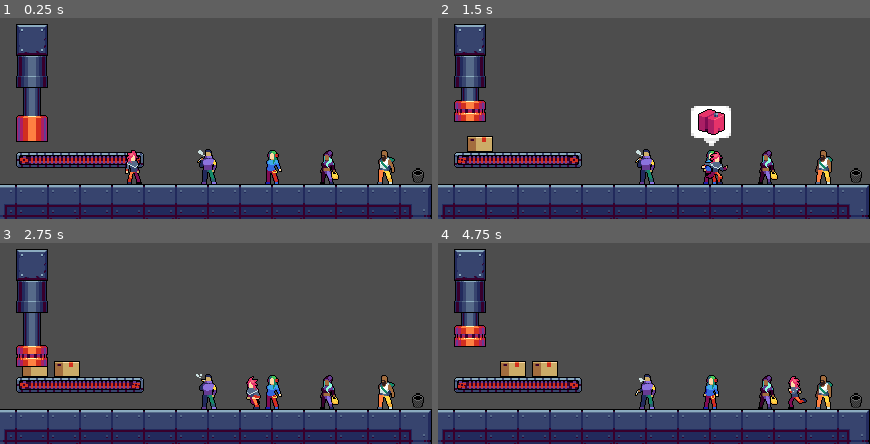
Above: before the commit, frames 1-4 (two rows, left to right).
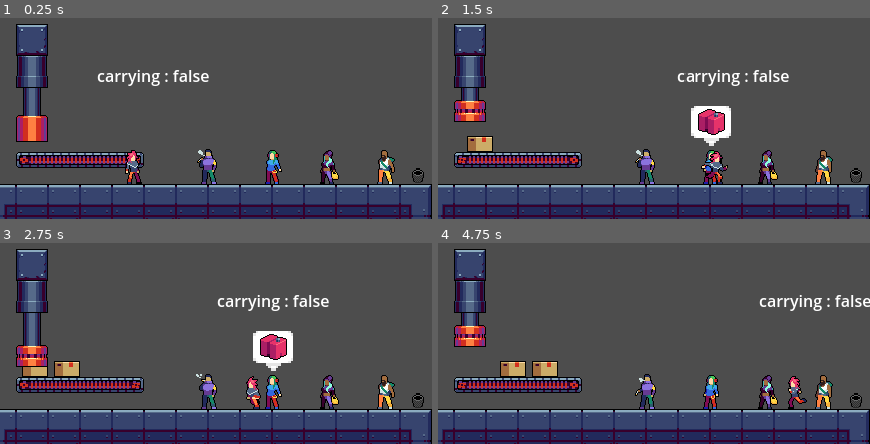
Above: after the commit, the same moments.

Repository: etherealxx/mj-ikdv02
Game: Godot game, scene res://scenes/delivery_game.tscn
The game is run twice, just before and just after one commit, with the same random seed, the same clock (stepped at 60 frames per second) and the same inputs.
Inputs:
- Up to frame 1 (0.25 s): no input
- Up to frame 2 (1.5 s): hold D (right) from 0.53 s (still down); tap J (confirm) at 0.6, 1.35 s
- Up to frame 3 (2.75 s): release D (right) at 2.03 s; hold A (left) from 2.03 s (still down); tap J (confirm) at 2.1 s
- Up to frame 4 (4.75 s): release A (left) at 2.78 s; hold D (right) 2.78-4.28 s; tap J (confirm) at 2.85, 3.6, 4.35 s; hold A (left) from 4.28 s (still down)

The runs differ from the first frame. In frame 1, 0.7% of the frame differs, in the area x 22-49%, y 25-34%; in frame 2, 0.7%; in frame 3, 2.3%, in the area x 50-77%, y 25-64%; in frame 4, 0.7%.

Commit message:
box working, recipient still buggy

Diff:
--- a/scenes/delivery_game.tscn
+++ b/scenes/delivery_game.tscn
@@ -633,7 +633,6 @@
 
 [node name="PlayerDetector" parent="Recipients/Recipient1" instance=ExtResource("17_ybbua")]
 collision_layer = 16
-monitorable = true
 
 [node name="Recipient2" type="AnimatedSprite2D" parent="Recipients"]
 position = Vector2(264, 184)
@@ -741,5 +740,12 @@
 scale = Vector2(0.67, 0.67)
 texture = ExtResource("24_xm8oc")
 
+[node name="Label" type="Label" parent="Player"]
+offset_left = -39.0
+offset_top = -104.0
+offset_right = 154.0
+offset_bottom = -81.0
+text = "carrying : "
+
 [connection signal="body_entered" from="Player/BoxDetector" to="Player" method="_on_box_detector_body_entered"]
 [connection signal="body_exited" from="Player/BoxDetector" to="Player" method="_on_box_detector_body_exited"]
--- a/scenes/items/box.tscn
+++ b/scenes/items/box.tscn
@@ -16,7 +16,8 @@
 [node name="Box" type="AnimatableBody2D" groups=["box"]]
 texture_filter = 1
 collision_layer = 4
-collision_mask = 0
+collision_mask = 12
+sync_to_physics = false
 script = ExtResource("1_v4a41")
 
 [node name="Sprite2D" type="Sprite2D" parent="."]
@@ -30,6 +31,7 @@
 [node name="FrontBoxDetector" type="Area2D" parent="."]
 collision_layer = 0
 collision_mask = 12
+monitorable = false
 
 [node name="CollisionShape2D" type="CollisionShape2D" parent="FrontBoxDetector"]
 position = Vector2(12.5, 0)
@@ -39,6 +41,7 @@
 
 [node name="PlayerDetector" type="Area2D" parent="."]
 collision_layer = 0
+monitorable = false
 
 [node name="CollisionShape2D" type="CollisionShape2D" parent="PlayerDetector"]
 position = Vector2(0, 6)
@@ -57,5 +60,6 @@
 scale = Vector2(0.4, 0.4)
 
 [connection signal="body_entered" from="FrontBoxDetector" to="." method="_on_front_box_detector_body_entered"]
+[connection signal="body_exited" from="FrontBoxDetector" to="." method="_on_front_box_detector_body_exited"]
 [connection signal="body_entered" from="PlayerDetector" to="." method="_on_player_detector_body_entered"]
 [connection signal="body_exited" from="PlayerDetector" to="." method="_on_player_detector_body_exited"]
--- a/scenes/npc/player_detector.tscn
+++ b/scenes/npc/player_detector.tscn
@@ -4,11 +4,10 @@
 [ext_resource type="Texture2D" uid="uid://6q6ovf7p6y8u" path="res://assets/emote_square.png" id="2_dkwwb"]
 
 [sub_resource type="RectangleShape2D" id="RectangleShape2D_upyrq"]
-size = Vector2(10, 33)
+size = Vector2(16, 33)
 
 [node name="PlayerDetector" type="Area2D" groups=["npc"]]
 collision_layer = 0
-monitorable = false
 script = ExtResource("1_nsrst")
 
 [node name="CollisionShape2D" type="CollisionShape2D" parent="."]
--- a/scripts/Box.gd
+++ b/scripts/Box.gd
@@ -1,23 +1,23 @@
 extends AnimatableBody2D
 
-const MAX_TICK_BEFORE_MOVE := 3
-
-var tick_before_move := MAX_TICK_BEFORE_MOVE
 var is_moving := true
 
 func _ready():
 	$Emote.hide()
+	add_collision_exception_with(self)
 
-func _physics_process(_delta):
-	if is_moving:
-		tick_before_move -= 1
-		if tick_before_move <= 0:
-			position.x += 1
-			tick_before_move = MAX_TICK_BEFORE_MOVE
+func _physics_process(delta):
+	var x_base_speed := 20.0 if is_moving else 0.0
+	var motion_vec := Vector2(x_base_speed * delta, 0.0)
+	move_and_collide(motion_vec)
 
 func _on_front_box_detector_body_entered(body):
 	if body != self:
 		is_moving = false
+
+func _on_front_box_detector_body_exited(body):
+	if body != self:
+		is_moving = true
 
 func assign_item(item_image : CompressedTexture2D):
 	%ItemInside.texture = item_image
--- a/scripts/Player.gd
+++ b/scripts/Player.gd
@@ -1,4 +1,6 @@
 extends CharacterBody2D
+
+signal picked_box
 
 const SPEED = 150.0
 
@@ -10,6 +12,9 @@
 func _ready():
 	$Emote.hide()
 	%XSign.hide()
+
+func _process(delta):
+	$Label.text = "carrying : " + str(is_carrying)
 
 func change_anim(anim_name : StringName):
 	if !anim.get_animation() == anim_name: anim.play(anim_name)
@@ -29,17 +34,22 @@
 					%ItemInside.texture = body.get_item_tex()
 					body.queue_free()
 					is_carrying = true
-					break
+					picked_box.emit()
+					return
 		else: # code for giving box
 			for body : Node2D in $BoxDetector.get_overlapping_bodies():
 				if body.is_in_group("trash"):
 					empty_item()
 					return
-			for area : Area2D in $BoxDetector.get_overlapping_areas():
-				if area.is_in_group("npc") \
-				and %ItemInside.texture == area.get_tex():
-					area.item_delivered()
-					empty_item()
+			for area : Node2D in $BoxDetector.get_overlapping_areas():
+				if area.is_in_group("npc"):
+					if %ItemInside.texture == area.get_tex():
+						area.item_delivered()
+						empty_item()
+					else:
+						print("wrong object")
+					return
+		print("you clicked on nothing")
 
 func _physics_process(delta):
 	if not is_on_floor():
--- a/scripts/delivery_game.gd
+++ b/scripts/delivery_game.gd
@@ -10,6 +10,7 @@
 var last_box_reference
 
 func _ready():
+	$Player.picked_box.connect(_on_player_picking_box)
 	producer.frame_changed.connect(_on_producer_anim_framechange)
 	for npc in $Recipients.get_children():
 		if npc.has_node("PlayerDetector"):
@@ -42,3 +43,7 @@
 	while item == next_chosen_item:
 		next_chosen_item = possible_item.pick_random()
 	npc.assign_item(next_chosen_item)
+
+func _on_player_picking_box():
+	if box_count() < 5:
+		producer.play()
